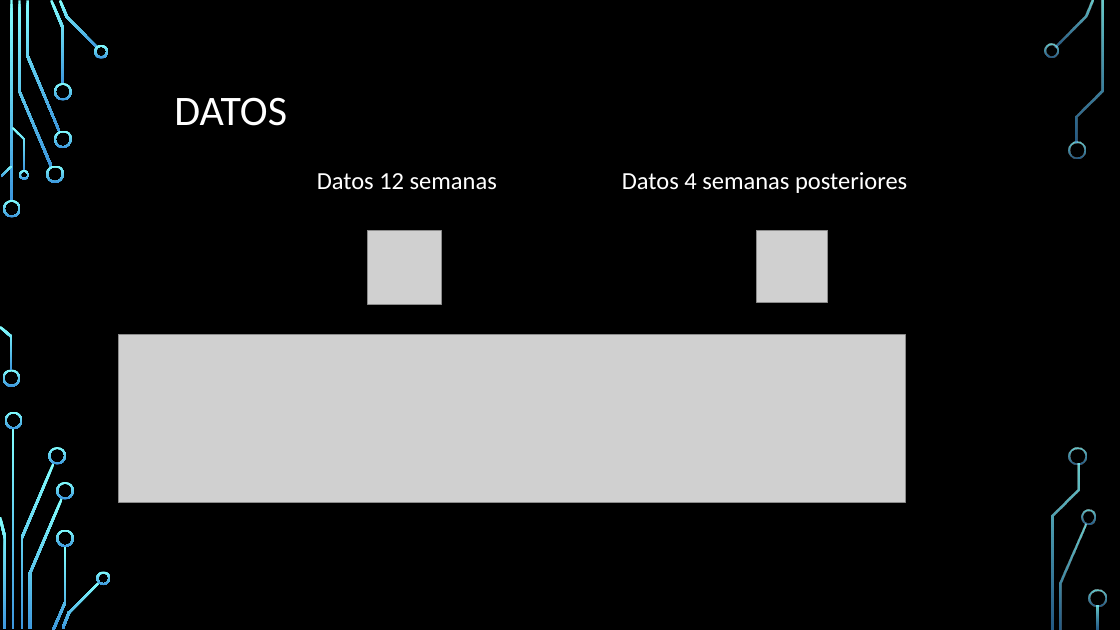
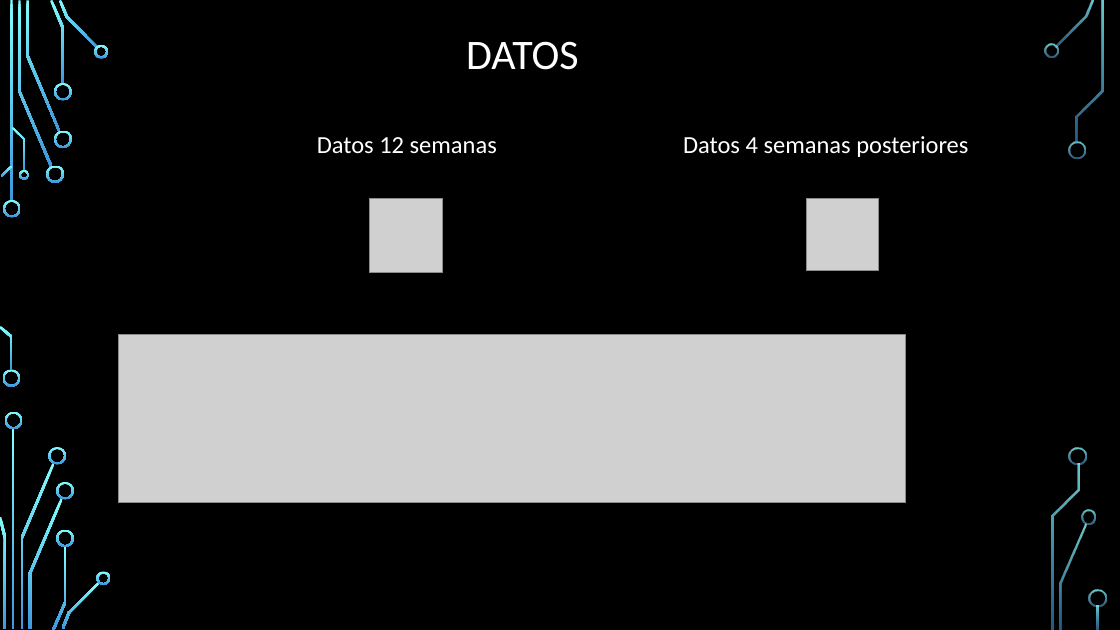
Before and after one commit to maurigarcia88/DiploDataScienceG7, a slide deck: slide 5 of Common/2_Cohorte_G7.pptx. Drawn at 1120x630 pixels with LibreOffice and Linux fonts; fonts in the diff are those of the drawing; grey boxes stand for pictures; background and template pictures are left out. Boxes give left, top, right and bottom in pixels: in the first picture for what was removed or moved away, otherwise in the second. Text is boxed around its words. In the diff, an @@ line names an element or a change of style, - is before the commit and + after.

```diff
--- a/Common/2_Cohorte_G7.pptx
+++ b/Common/2_Cohorte_G7.pptx
@@ title "DATOS" moved from (x1=174, y1=97, x2=287, y2=126) to (x1=466, y1=41, x2=579, y2=70) @@
@@ text "Datos 12 semanas" moved from (x1=317, y1=173, x2=497, y2=190) to (x1=317, y1=137, x2=497, y2=154) @@
@@ text "Datos 4 semanas posteriores" moved from (x1=622, y1=172, x2=907, y2=193) to (x1=683, y1=136, x2=968, y2=157) @@
@@ picture moved from (x1=368, y1=231, x2=442, y2=305) to (x1=369, y1=198, x2=443, y2=272) @@
@@ picture moved from (x1=757, y1=231, x2=828, y2=302) to (x1=807, y1=198, x2=879, y2=270) @@
```
Also in this commit, not shown: 8 other slides changed, 9 slides added, 1 slide removed.
